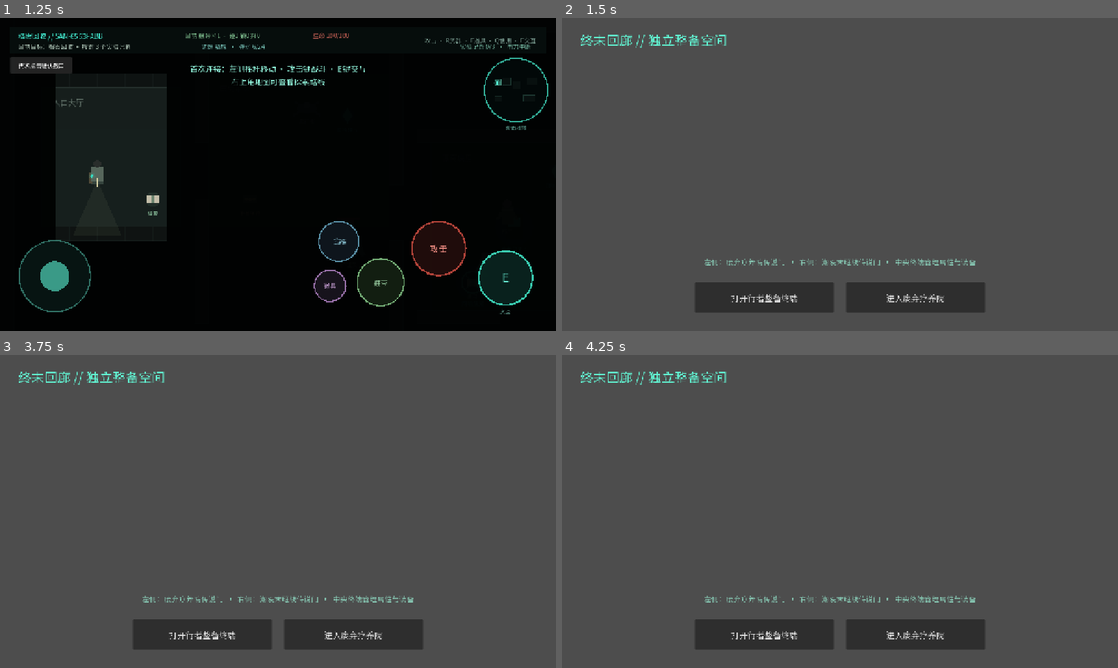
Above: before the commit, frames 1-4 (two rows, left to right).
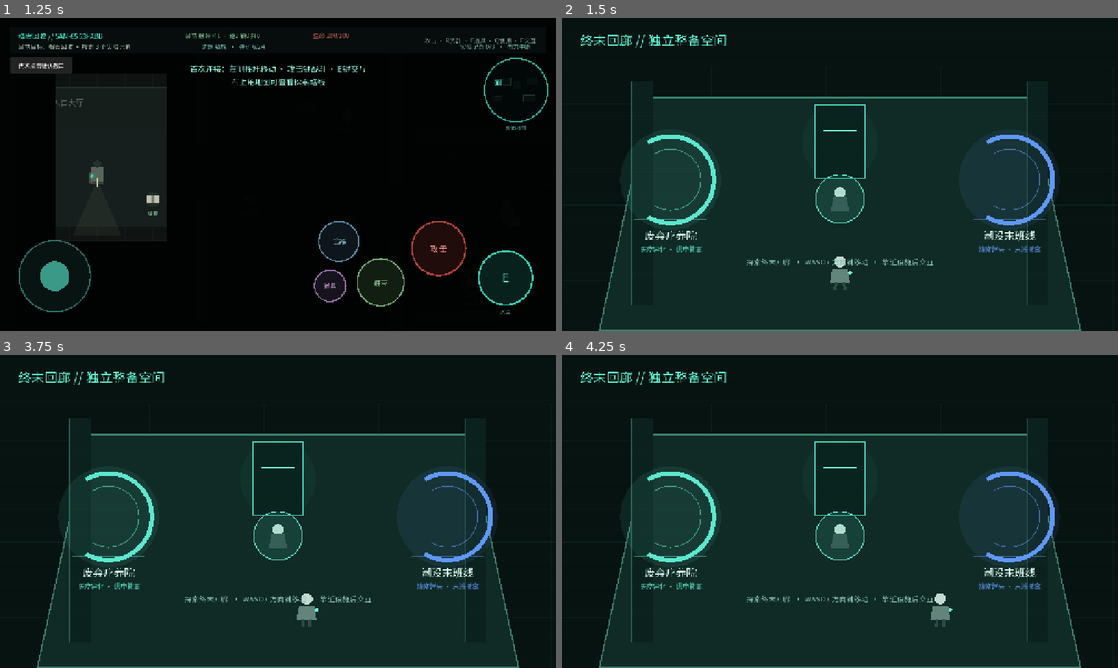
Above: after the commit, the same moments.

Repository: ancientboy/Dreadbound
Game: Godot game, scene res://scenes/startup.tscn
Same seed, same stepped clock (60 frames per second), same inputs: the game is played once before the commit and once after it.
Inputs (mouse positions are in pixels of both pictures, inside the frame that each line leads up to):
- Up to frame 1 (1.25 s): click "撤回回廊" at 0.5 s
- Up to frame 2 (1.5 s): click "再次点击确认撤回" at 1.25 s
- Up to frame 3 (3.75 s): click (200, 633) at 2 s, where only the run before the commit has a clickable "打开行者整备终端"; click (355, 633) at 2.75 s, where only the run before the commit has a clickable "进入废弃疗养院"; tap Enter at 3.5 s; move the mouse to (400, 495) at 3.52 s; hold D (move_right) from 3.53 s (still down); tap E (interact) at 3.6 s; click (400, 495) at 3.67 s
- Up to frame 4 (4.25 s): keep holding D (move_right)

Frame 1 is identical in both runs. In frame 2, 100% of the frame differs, in the area x 0-100%, y 0-100%; in frame 3, 100%; in frame 4, 100%.
Error before the commit: Parse Error: Cannot infer the type of "has_target" variable because the value doesn't have a set type. (res://scripts/corridor.gd:141)

Commit message:
feat: make metro routes respond to rising tide

Diff:
--- a/scripts/corridor.gd
+++ b/scripts/corridor.gd
@@ -138,7 +138,7 @@
 
 
 func _update_hub_actions(target: Dictionary) -> void:
-	var has_target := not target.is_empty() and target.id != "curator"
+	var has_target: bool = not target.is_empty() and target.id != "curator"
 	$HubActions.visible = has_target
 	if not has_target:
 		return
--- a/scripts/dynamic_run.gd
+++ b/scripts/dynamic_run.gd
@@ -3,6 +3,11 @@
 
 const ROOM_MODULES := ["入口大厅", "病房甲区", "护理站", "隔离病房", "实验档案室", "地下维护区", "药品库", "撤离通道"]
 const METRO_ROOM_MODULES := ["检票大厅", "废弃商街", "北站台", "南站台", "淹水隧道", "信号机房", "维修走廊", "售票档案室", "换乘天桥", "零号换乘层"]
+const METRO_BEACON_POSITIONS := [Vector2(704, 256), Vector2(1184, 480), Vector2(1760, 704)]
+const METRO_NORTH_SWITCH := Vector2(1792, 288)
+const METRO_SOUTH_SWITCH := Vector2(1600, 1088)
+const METRO_NORTH_EXIT := Vector2(2048, 352)
+const METRO_SOUTH_EXIT := Vector2(224, 1184)
 const CONTENT_SLOTS := [
 	Vector2(352, 416), Vector2(672, 256), Vector2(800, 480), Vector2(1088, 608),
 	Vector2(1184, 480), Vector2(1344, 608), Vector2(1760, 704), Vector2(1952, 288),
@@ -29,6 +34,7 @@
 var orderly_spawns: Array[Vector2] = []
 var side_contracts: Array[String] = []
 var causal_chain := ""
+var metro_route_positions := {}
 
 
 func _init(run_seed: int, requested_world := "sanatorium") -> void:
@@ -62,6 +68,21 @@
 		mission_title = "档案回收" if mission_id == "archive_recovery" else "异常切除"
 		objective_noun = "实验记录" if mission_id == "archive_recovery" else "异常节点"
 	objective_count = rng.randi_range(2, 4)
+	if world_id == "metro":
+		# The metro has authored pressure routes.  Randomising these made rising water
+		# cosmetic because a critical goal could spawn behind any future flood line.
+		objective_count = METRO_BEACON_POSITIONS.size()
+		objective_positions.assign(METRO_BEACON_POSITIONS)
+		power_position = METRO_NORTH_SWITCH
+		boss_position = Vector2(1184, 800)
+		exit_position = METRO_NORTH_EXIT
+		metro_route_positions = {
+			"north": {"switch": METRO_NORTH_SWITCH, "exit": METRO_NORTH_EXIT},
+			"south": {"switch": METRO_SOUTH_SWITCH, "exit": METRO_SOUTH_EXIT},
+		}
+		_populate_enemy_spawns(rng)
+		_populate_contracts(rng)
+		return
 	var slots: Array[Vector2] = []
 	slots.assign(CONTENT_SLOTS)
 	_shuffle_with_rng(slots, rng)
@@ -70,6 +91,11 @@
 	power_position = slots.pop_back()
 	boss_position = slots.pop_back()
 	exit_position = slots.pop_back()
+	_populate_enemy_spawns(rng)
+	_populate_contracts(rng)
+
+
+func _populate_enemy_spawns(rng: RandomNumberGenerator) -> void:
 	var enemy_slots: Array[Vector2] = []
 	for slot in CONTENT_SLOTS:
 		if slot.distance_to(Vector2(224, 360)) > 430.0:
@@ -81,6 +107,9 @@
 		crawler_spawns.append(_jitter(enemy_slots[(index + 4) % enemy_slots.size()], rng, 68.0))
 	for index in range(2):
 		orderly_spawns.append(_jitter(enemy_slots[(index + 7) % enemy_slots.size()], rng, 42.0))
+
+
+func _populate_contracts(rng: RandomNumberGenerator) -> void:
 	var contracts: Array[String] = []
 	contracts.assign(SIDE_CONTRACTS)
 	_shuffle_with_rng(contracts, rng)
@@ -94,6 +123,8 @@
 	if room_order.size() != modules.size() or room_order[0] != modules[0] or room_order[-1] != modules[-1]:
 		return false
 	if objective_positions.size() != objective_count or objective_count < 2 or objective_count > 4:
+		return false
+	if world_id == "metro" and (metro_route_positions.size() != 2 or objective_positions != METRO_BEACON_POSITIONS):
 		return false
 	var reached := {0: true}
 	for _pass in range(room_order.size()):
--- a/scripts/main.gd
+++ b/scripts/main.gd
@@ -11,6 +11,8 @@
 
 const MAP_SIZE := Vector2(2304.0, 1440.0)
 const INTERACTION_DISTANCE := 86.0
+const METRO_SHALLOW_ZONES := [Rect2(480, 704, 416, 192), Rect2(960, 704, 480, 192), Rect2(1504, 960, 704, 320)]
+const METRO_DEEP_ZONES := [Rect2(960, 704, 480, 192), Rect2(1504, 960, 704, 320)]
 
 @onready var player: Player = $Player
 @onready var objective: Label = $Interface/TopBar/Objective
@@ -63,6 +65,9 @@
 var metro_tide_timer := 0.0
 var metro_noise := 0
 var metro_train_window := -1.0
+var metro_route := ""
+var metro_water_damage_timer := 0.0
+var metro_water_state := 0
 
 
 func _ready() -> void:
@@ -174,7 +179,10 @@
 	var target := _nearest_interactable()
 	prompt_panel.visible = target != null
 	if target:
-		prompt.text = target.get_prompt(collected_records.size(), power_restored, total_records)
+		if run_config.world_id == "metro" and not metro_route.is_empty() and target.kind == ObjectiveInteractable.Kind.EXIT and target.objective_id != "metro_exit_%s" % metro_route:
+			prompt.text = "列车未停靠此站 // 前往%s站台" % ("北" if metro_route == "north" else "南")
+		else:
+			prompt.text = target.get_prompt(collected_records.size(), power_restored, total_records)
 		if wants_to_interact:
 			_handle_interaction(target)
 
@@ -187,17 +195,16 @@
 				target.mark_complete()
 				if collected_records.size() == total_records:
 					mission_phase = MissionPhase.RESTORE_POWER
-					_show_notification("%s已集齐：前往信号机房重置道岔" % run_config.objective_noun if run_config.world_id == "metro" else "三份记录已集齐：前往地下维护区恢复电力", 4.0)
+					_show_notification("%s已集齐：选择北站台高架慢线或南站台淹没快线" % run_config.objective_noun if run_config.world_id == "metro" else "三份记录已集齐：前往地下维护区恢复电力", 4.0)
 		ObjectiveInteractable.Kind.POWER:
 			if collected_records.size() == total_records and not power_restored:
-				power_restored = true
-				mission_phase = MissionPhase.EVACUATE
-				target.mark_complete()
-				boss.activate(player)
 				if run_config.world_id == "metro":
-					metro_train_window = 90.0
-					_show_notification("道岔已重置：末班列车将在南站台停靠 90 秒。\n可击破车长回声取得回收箱，或立刻登车撤离。", 6.0)
+					_activate_metro_route(target)
 				else:
+					power_restored = true
+					mission_phase = MissionPhase.EVACUATE
+					target.mark_complete()
+					boss.activate(player)
 					_show_notification("警报：电力恢复，缝合主任已苏醒！\n出口现已开放，战斗或绕行撤离", 5.0)
 				_play_cue(150.0, 0.35)
 				if run_config.causal_chain == "spore_bloom" and event_results.any(func(result): return "污染药柜：强行开启" in result):
@@ -205,7 +212,7 @@
 					_show_notification("因果回响：孢子污染沿供电管线扩散，额外威胁苏醒", 4.5)
 				queue_redraw()
 		ObjectiveInteractable.Kind.EXIT:
-			if power_restored and (run_config.world_id != "metro" or metro_train_window > 0.0):
+			if power_restored and (run_config.world_id != "metro" or (target.objective_id == "metro_exit_%s" % metro_route and metro_train_window > 0.0)):
 				_complete_mission()
 	_update_mission_ui()
 
@@ -421,7 +428,8 @@
 		var tide_names := ["干燥", "浸水", "深水"]
 		var train := "未校准" if metro_train_window < 0.0 else "%ds" % ceili(metro_train_window)
 		progress.text = "%s %d/%d · 潮位%s · 噪音%d · 车次%s" % [run_config.objective_noun, collected_records.size(), total_records, tide_names[metro_tide_level], metro_noise, train]
-		objective.text = "当前目标：%s" % ("校准车次信标" if mission_phase == MissionPhase.COLLECT_RECORDS else ("前往信号机房重置道岔" if mission_phase == MissionPhase.RESTORE_POWER else "前往南站台，在车门关闭前登车"))
+		var route_text := "选择北/南站台道岔" if metro_route.is_empty() else ("赶往%s站台，在车门关闭前登车" % ("北" if metro_route == "north" else "南"))
+		objective.text = "当前目标：%s" % ("校准车次信标" if mission_phase == MissionPhase.COLLECT_RECORDS else ("选择撤离站台" if mission_phase == MissionPhase.RESTORE_POWER else route_text))
 		return
 	progress.text = "%s %d/%d  ·  电力%s" % [run_config.objective_noun, collected_records.size(), total_records, "已恢复" if power_restored else "中断"]
 	match mission_phase:
@@ -438,8 +446,14 @@
 func _create_mission_interactables() -> void:
 	for index in range(total_records):
 		_add_interactable(ObjectiveInteractable.Kind.RECORD, "objective_%02d" % index, "%s %d" % [run_config.objective_noun, index + 1], run_config.objective_positions[index])
-	_add_interactable(ObjectiveInteractable.Kind.POWER, "basement_power", "供电稳定节点", run_config.power_position)
-	_add_interactable(ObjectiveInteractable.Kind.EXIT, "extraction_gate", "动态撤离出口", run_config.exit_position)
+	if run_config.world_id == "metro":
+		_add_interactable(ObjectiveInteractable.Kind.POWER, "metro_north_switch", "北站台道岔 · 高架慢线", run_config.metro_route_positions.north.switch)
+		_add_interactable(ObjectiveInteractable.Kind.POWER, "metro_south_switch", "南站台道岔 · 淹没快线", run_config.metro_route_positions.south.switch)
+		_add_interactable(ObjectiveInteractable.Kind.EXIT, "metro_exit_north", "北站台末班车", run_config.metro_route_positions.north.exit)
+		_add_interactable(ObjectiveInteractable.Kind.EXIT, "metro_exit_south", "南站台末班车", run_config.metro_route_positions.south.exit)
+	else:
+		_add_interactable(ObjectiveInteractable.Kind.POWER, "basement_power", "供电稳定节点", run_config.power_position)
+		_add_interactable(ObjectiveInteractable.Kind.EXIT, "extraction_gate", "动态撤离出口", run_config.exit_position)
 
 
 func _create_patients() -> void:
@@ -651,10 +665,10 @@
 
 func _update_metro_pressure(delta: float) -> void:
 	metro_tide_timer += delta
-	if metro_tide_timer >= 75.0 and metro_tide_level < 2:
+	if metro_tide_timer >= 45.0 and metro_tide_level < 2:
 		metro_tide_timer = 0.0
 		metro_tide_level += 1
-		_show_notification("潮位上升：%s区域正在改变路线与敌人速度。" % ["浸水" if metro_tide_level == 1 else "深水"], 4.0)
+		_show_notification("潮位上升：%s区域%s。" % ["浸水" if metro_tide_level == 1 else "深水", "会减速；高架路线仍可通行" if metro_tide_level == 1 else "开始持续伤害，低层捷径已不可取"], 4.0)
 		queue_redraw()
 	if metro_train_window > 0.0:
 		metro_train_window -= delta
@@ -663,6 +677,59 @@
 			metro_noise += 1
 			_show_notification("错过末班车：备用道岔响应，补救车次开放 35 秒。", 5.0)
 	_update_mission_ui()
+	_update_metro_water_state(delta)
+
+
+func _activate_metro_route(target: ObjectiveInteractable) -> void:
+	metro_route = "north" if target.objective_id == "metro_north_switch" else "south"
+	power_restored = true
+	mission_phase = MissionPhase.EVACUATE
+	target.mark_complete()
+	for item in interactables:
+		if item.kind == ObjectiveInteractable.Kind.POWER and item != target:
+			item.mark_complete()
+	boss.activate(player)
+	metro_train_window = 115.0 if metro_route == "north" else 70.0
+	if metro_route == "north":
+		metro_noise += 1
+		_show_notification("高架慢线已校准：北站台 115 秒窗口。路线更长，但可避开深水。\n车长回声是可选回收目标，不必击杀。", 6.0)
+	else:
+		metro_noise += 2
+		_spawn_crawler_wave()
+		_show_notification("淹没快线已校准：南站台 70 秒窗口。路线更短，但必须穿过积水。\n车长回声是可选回收目标，不必击杀。", 6.0)
+	queue_redraw()
+
+
+func _metro_water_depth_at(position: Vector2) -> int:
+	if metro_tide_level <= 0:
+		return 0
+	for zone in METRO_SHALLOW_ZONES:
+		if zone.has_point(position):
+			if metro_tide_level >= 2:
+				return 2 if METRO_DEEP_ZONES.any(func(deep_zone): return deep_zone.has_point(position)) else 1
+			return 1
+	return 0
+
+
+func _update_metro_water_state(delta: float) -> void:
+	var next_state := _metro_water_depth_at(player.global_position)
+	if next_state != metro_water_state:
+		metro_water_state = next_state
+		if metro_water_state == 1:
+			_show_notification("进入浸水区：移动速度降低。", 2.0)
+		elif metro_water_state == 2:
+			_show_notification("进入深水区：持续受损，尽快离开或使用兴奋剂冲刺。", 2.5)
+		else:
+			_show_notification("已回到干燥高地。", 1.5)
+		queue_redraw()
+	player.environment_speed_multiplier = 0.68 if metro_water_state == 1 else (0.46 if metro_water_state == 2 else 1.0)
+	if metro_water_state == 2:
+		metro_water_damage_timer += delta
+		if metro_water_damage_timer >= 1.2:
+			metro_water_damage_timer = 0.0
+			player.take_damage(4, player.global_position - Vector2(0, 1))
+	else:
+		metro_water_damage_timer = 0.0
 
 
 func _create_feedback_layer() -> void:
@@ -751,10 +818,21 @@
 	var metro := run_config != null and run_config.world_id == "metro"
 	draw_rect(Rect2(Vector2.ZERO, MAP_SIZE), Color("10223a") if metro else (Color("15201c") if power_restored else Color("101514")))
 	if metro:
-		# Flooded rail-lines and intermittent tide bands make the shared graybox read as a distinct disaster world.
+		# Tide is a playable surface, not background decoration: these are the low routes
+		# that slow the walker at level 1 and become damaging deep water at level 2.
 		for y in range(96, int(MAP_SIZE.y), 168):
-			draw_rect(Rect2(32, y, MAP_SIZE.x - 64, 52), Color(0.05, 0.28, 0.42, 0.48))
-			draw_line(Vector2(32, y + 12), Vector2(MAP_SIZE.x - 32, y + 12), Color(0.28, 0.72, 0.9, 0.35), 2.0)
+			draw_line(Vector2(32, y + 12), Vector2(MAP_SIZE.x - 32, y + 12), Color(0.28, 0.72, 0.9, 0.22), 2.0)
+		if metro_tide_level > 0:
+			for zone in METRO_SHALLOW_ZONES:
+				var deep := metro_tide_level >= 2 and METRO_DEEP_ZONES.any(func(deep_zone): return deep_zone == zone)
+				draw_rect(zone, Color("174d6d") if deep else Color("17607b"), true)
+				draw_rect(zone, Color("7fd9ed") if deep else Color("52a9c7"), false, 3.0)
+				for x in range(int(zone.position.x) + 20, int(zone.end.x), 46):
+					draw_line(Vector2(x, zone.position.y + 18), Vector2(x + 20, zone.position.y + 18), Color(0.68, 0.94, 1.0, 0.38), 2.0)
+		if metro_route == "north":
+			draw_line(DynamicRunConfig.METRO_NORTH_SWITCH, DynamicRunConfig.METRO_NORTH_EXIT, Color("a4f6cf"), 5.0)
+		elif metro_route == "south":
+			draw_line(DynamicRunConfig.METRO_SOUTH_SWITCH, DynamicRunConfig.METRO_SOUTH_EXIT, Color("f0b568"), 5.0)
 	_draw_grid()
 	_draw_zones()
 	for wall in _wall_rectangles():
--- a/scripts/objective_interactable.gd
+++ b/scripts/objective_interactable.gd
@@ -23,10 +23,10 @@
 		Kind.POWER:
 			if records_found < records_required:
 				return "尚未解锁 // 需要全部目标（%d/%d）" % [records_found, records_required]
-			return "[E] 恢复疗养院电力"
+			return "[E] 启动%s" % display_name
 		Kind.EXIT:
 			if not power_online:
-				return "尚未解锁 // 疗养院电力中断"
+				return "尚未解锁 // 撤离线路未校准"
 			return "[E] 撤离并返回终末回廊"
 	return "[E] 交互"
 
--- a/scripts/player.gd
+++ b/scripts/player.gd
@@ -44,6 +44,7 @@
 var sedative_duration := 0.0
 var stimulants := 0
 var stimulant_duration := 0.0
+var environment_speed_multiplier := 1.0
 var selected_item := Consumable.BANDAGE
 var _shot_end := Vector2.ZERO
 var _audio: AudioStreamPlayer
@@ -110,7 +111,7 @@
 		wants_to_switch = mobile_controls.consume_switch_weapon() or wants_to_switch
 		wants_to_switch_item = mobile_controls.consume_switch_item() or wants_to_switch_item
 
-	velocity = input_direction * movement_speed * (1.22 if stimulant_duration > 0.0 else 1.0)
+	velocity = input_direction * movement_speed * environment_speed_multiplier * (1.22 if stimulant_duration > 0.0 else 1.0)
 	if input_direction != Vector2.ZERO:
 		facing = input_direction.normalized()
 	if wants_to_attack:
--- a/tests/test_font_coverage.gd
+++ b/tests/test_font_coverage.gd
@@ -1,7 +1,7 @@
 extends SceneTree
 
 const UI_FONT: Font = preload("res://assets/fonts/DreadboundChineseFull.woff")
-const REQUIRED_TEXT := "终末回廊行者整备终端废弃疗养院潮没末班线阈值司仪坚守者武装师共鸣者缝合校准鸣师"
+const REQUIRED_TEXT := "终末回廊行者整备终端废弃疗养院潮没末班线阈值司仪坚守者武装师共鸣者缝合校准鸣师高架慢线淹没快线北站台南站台深水"
 
 func _init() -> void:
 	for character in REQUIRED_TEXT:
--- a/tests/test_metro_config.gd
+++ b/tests/test_metro_config.gd
@@ -12,5 +12,9 @@
  assert(metro.room_order.size() == 10)
  assert(metro.room_order[-1] == "零号换乘层")
  assert(metro.mission_id in ["lost_service", "switch_zero"])
- print("Metro config test passed: seeded route, contracts and action code")
+ assert(metro.objective_count == 3)
+ assert(metro.objective_positions == DynamicRunConfig.METRO_BEACON_POSITIONS)
+ assert(metro.metro_route_positions.north.exit == DynamicRunConfig.METRO_NORTH_EXIT)
+ assert(metro.metro_route_positions.south.exit == DynamicRunConfig.METRO_SOUTH_EXIT)
+ print("Metro config test passed: seeded pressure route, dual stations, contracts and action code")
  quit()
